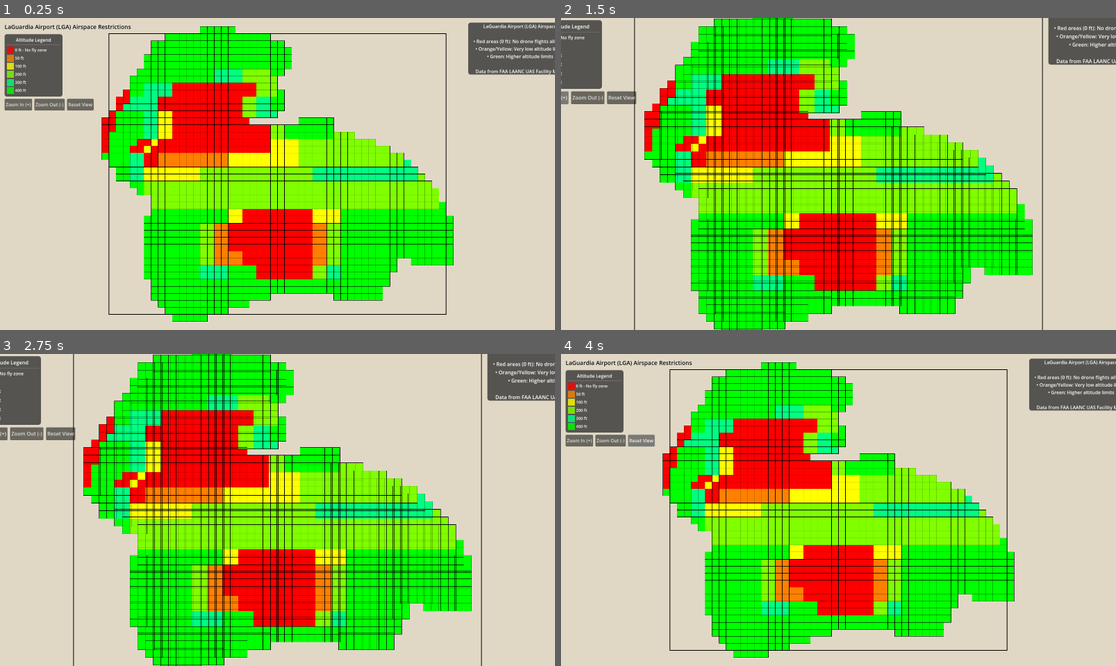
Above: before the commit, frames 1-4 (two rows, left to right).
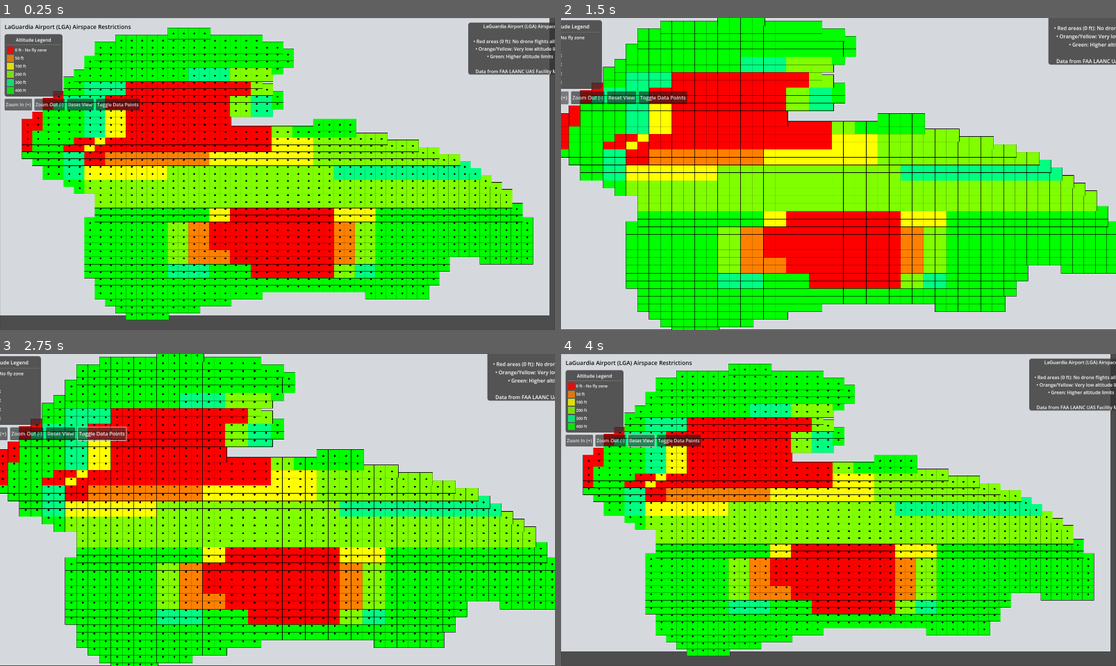
Above: after the commit, the same moments.

Repository: diegoalns/Godot_UAV_Simulator
Game: Godot game, scene res://lga_airspace_visualization.tscn
Same seed, same stepped clock (60 frames per second), same inputs: the game is played once before the commit and once after it.
Inputs (mouse positions are in pixels of both pictures, inside the frame that each line leads up to):
- Up to frame 1 (0.25 s): no input
- Up to frame 2 (1.5 s): click (677, 105) at 0.5 s, where only the run after the commit has a clickable "Toggle Data Points"; click "Zoom In (+)" at 1.25 s
- Up to frame 3 (2.75 s): click (99, 435) at 2 s, where only the run after the commit has a clickable "Toggle Data Points"
- Up to frame 4 (4 s): click "Zoom Out (-)" at 2.75 s; click "Reset View" at 3.5 s

The runs differ from the first frame. In frame 1, 75% of the frame differs, in the area x 0-100%, y 0-100%; in frame 2, 74%; in frame 3, 74%; in frame 4, 74%.

Commit message:
Map got better, bu looks like the rectangles are too big

Diff:
--- a/Godot_Project/lga_airspace_visualization.gd
+++ b/Godot_Project/lga_airspace_visualization.gd
@@ -20,6 +20,7 @@
 var panning = false
 var last_mouse_position = Vector2()
 var pan_speed = 10.0  # Speed for keyboard panning
+var show_data_points = true  # Toggle for showing data points
 
 # Colors for ceiling values
 var ceiling_colors = {
@@ -48,76 +49,31 @@
 		if parent.grid_data.size() == 0:
 			return
 
-		# Calculate cell dimensions in screen space
-		var screen_rect = parent.get_viewport_rect().size
-		var data_aspect_ratio = parent.LON_RANGE / parent.LAT_RANGE
-		var screen_aspect_ratio = screen_rect.x / screen_rect.y
-
-		var grid_width
-		var grid_height
-		var x_offset
-		var y_offset
-
-		# Adjust scaling to maintain geographic proportions
-		if data_aspect_ratio > screen_aspect_ratio:
-			# Width limited by screen width
-			grid_width = screen_rect.x * 0.9
-			grid_height = grid_width / data_aspect_ratio
-			x_offset = screen_rect.x * 0.05
-			y_offset = (screen_rect.y - grid_height) / 2
-		else:
-			# Height limited by screen height
-			grid_height = screen_rect.y * 0.9
-			grid_width = grid_height * data_aspect_ratio
-			y_offset = screen_rect.y * 0.05
-			x_offset = (screen_rect.x - grid_width) / 2
-
-		# Calculate size of one minute cell
-		var minute_cell_width = grid_width / parent.LON_MINUTES
-		var minute_cell_height = grid_height / parent.LAT_MINUTES
-
-		# Store these for later use
-		parent.grid_dimensions = {
-			"width": grid_width,
-			"height": grid_height,
-			"x_offset": x_offset,
-			"y_offset": y_offset,
-			"cell_width": minute_cell_width,
-			"cell_height": minute_cell_height
-		}
-
-		# Draw all cells first
+		# First, draw the entire map border
+		var map_bounds = Rect2(
+			Vector2(0, 0),  # Position in local coordinates
+			Vector2(parent.get_viewport_rect().size)  # Full viewport size
+		)
+		draw_rect(map_bounds, Color(0.1, 0.1, 0.1, 0.2), false, 2.0)
+
+		# Draw all cells in a single pass to ensure consistency
 		for cell in parent.grid_data:
-			var pos = parent.latlon_to_position(cell.lat, cell.lon)
+			# Get exact screen position based on geographic coordinates
+			var pos = parent.get_exact_screen_pos(cell.lat, cell.lon)
+
+			# Draw the filled cell
+			var cell_size = parent.get_cell_size()
+			var cell_rect = Rect2(pos - cell_size/2, cell_size)
 			var color = parent.get_ceiling_color(cell.ceiling)
-
-			# Calculate cell size (1 minute x 1 minute, scaled by zoom)
-			var cell_width = minute_cell_width * parent.zoom_level
-			var cell_height = minute_cell_height * parent.zoom_level
-			var cell_size = Vector2(cell_width, cell_height)
-
-			# Draw the filled cell
-			draw_rect(Rect2(pos - cell_size/2, cell_size), color, true)
-
-		# Then draw all cell borders
-		for cell in parent.grid_data:
-			var pos = parent.latlon_to_position(cell.lat, cell.lon)
-
-			# Calculate cell size (1 minute x 1 minute, scaled by zoom)
-			var cell_width = minute_cell_width * parent.zoom_level
-			var cell_height = minute_cell_height * parent.zoom_level
-			var cell_size = Vector2(cell_width, cell_height)
-
-			# Draw the cell border (black outline)
-			var line_width = max(1.0, 0.5 * parent.zoom_level)
-			draw_rect(Rect2(pos - cell_size/2, cell_size), Color.BLACK, false, line_width)
-
-		# Finally draw the map border (thicker and on top of everything)
-		var map_rect = Rect2(
-			Vector2(x_offset, y_offset) * parent.zoom_level + (parent.camera.position - (screen_rect/2) * parent.zoom_level),
-			Vector2(grid_width, grid_height) * parent.zoom_level
-		)
-		draw_rect(map_rect, Color(0, 0, 0, 1), false, 2.0 * parent.zoom_level)
+			draw_rect(cell_rect, color, true)
+
+			# Draw the cell border
+			draw_rect(cell_rect, Color.BLACK, false, 1.0)
+
+			# Draw data point
+			if parent.show_data_points:
+				var dot_size = 3.0
+				draw_circle(pos, dot_size, Color(0, 0, 0, 1))
 
 # Grid drawer instance
 var grid_drawer
@@ -143,6 +99,12 @@
 	$UI/ZoomControls/ZoomInButton.pressed.connect(_on_zoom_in_pressed)
 	$UI/ZoomControls/ZoomOutButton.pressed.connect(_on_zoom_out_pressed)
 	$UI/ZoomControls/ResetButton.pressed.connect(_on_reset_view_pressed)
+
+	# Add Show/Hide Points button
+	var show_points_button = Button.new()
+	show_points_button.text = "Toggle Data Points"
+	show_points_button.pressed.connect(_on_toggle_points_pressed)
+	$UI/ZoomControls.add_child(show_points_button)
 
 	# Make the UI elements independent of the camera
 	$UI.top_level = true
@@ -259,47 +221,53 @@
 	else:
 		print("Failed to open file")
 
-# Convert latitude and longitude to screen position
+# Calculate the exact screen position for geographic coordinates
+func get_exact_screen_pos(lat, lon):
+	# Normalize coordinates to 0-1 range
+	var norm_lat = 1.0 - ((lat - MIN_LAT) / LAT_RANGE)  # Flip latitude (north is up)
+	var norm_lon = (lon - MIN_LON) / LON_RANGE
+
+	# Get viewport size
+	var viewport_size = get_viewport_rect().size
+
+	# Calculate base position (unzoomed, unshifted)
+	var base_x = norm_lon * viewport_size.x * 0.9 + viewport_size.x * 0.05
+	var base_y = norm_lat * viewport_size.y * 0.9 + viewport_size.y * 0.05
+
+	# Create global position vector (in world space)
+	return Vector2(base_x, base_y)
+
+# Get the current cell size based on zoom level
+func get_cell_size():
+	var viewport_size = get_viewport_rect().size
+	var min_dim = min(viewport_size.x, viewport_size.y)
+
+	# Base cell size proportional to viewport and data range
+	var base_size = min_dim * 0.9 / max(LON_MINUTES, LAT_MINUTES)
+
+	# Apply zoom
+	return Vector2(base_size, base_size)
+
+# Reset the old methods to avoid conflicts
+func calculate_transform():
+	return null
+
+func get_geo_cell_rect(lat, lon, transform = null):
+	return Rect2()
+
+func geo_to_screen(lat, lon):
+	return get_exact_screen_pos(lat, lon)
+
+func get_map_bounds(screen_rect):
+	return Rect2(Vector2.ZERO, screen_rect)
+
+func get_cell_rect(lat, lon):
+	var pos = get_exact_screen_pos(lat, lon)
+	var size = get_cell_size()
+	return Rect2(pos - size/2, size)
+
 func latlon_to_position(lat, lon):
-	# Normalize coordinates to 0-1 range
-	var norm_lat = (lat - MIN_LAT) / LAT_RANGE
-	var norm_lon = (lon - MIN_LON) / LON_RANGE
-
-	# Flip latitude (north is up)
-	norm_lat = 1.0 - norm_lat
-
-	# Get screen dimensions
-	var screen_width = get_viewport_rect().size.x
-	var screen_height = get_viewport_rect().size.y
-
-	# Calculate aspect ratios
-	var data_aspect_ratio = LON_RANGE / LAT_RANGE
-	var screen_aspect_ratio = screen_width / screen_height
-
-	var grid_width
-	var grid_height
-	var x_offset
-	var y_offset
-
-	# Adjust scaling to maintain geographic proportions
-	if data_aspect_ratio > screen_aspect_ratio:
-		# Width limited by screen width
-		grid_width = screen_width * 0.9
-		grid_height = grid_width / data_aspect_ratio
-		x_offset = screen_width * 0.05
-		y_offset = (screen_height - grid_height) / 2
-	else:
-		# Height limited by screen height
-		grid_height = screen_height * 0.9
-		grid_width = grid_height * data_aspect_ratio
-		y_offset = screen_height * 0.05
-		x_offset = (screen_width - grid_width) / 2
-
-	# Calculate position with proper scaling
-	var x = norm_lon * grid_width + x_offset
-	var y = norm_lat * grid_height + y_offset
-
-	return Vector2(x, y)
+	return get_exact_screen_pos(lat, lon)
 
 # Get color based on ceiling value
 func get_ceiling_color(ceiling):
@@ -317,3 +285,7 @@
 			closest_ceiling = c
 
 	return ceiling_colors[closest_ceiling]
+
+func _on_toggle_points_pressed():
+	show_data_points = !show_data_points
+	grid_drawer.queue_redraw()
--- a/Godot_Project/lga_airspace_visualization.tscn
+++ b/Godot_Project/lga_airspace_visualization.tscn
@@ -13,9 +13,11 @@
 script = ExtResource("1_0t55b")
 
 [node name="BackgroundMap" type="ColorRect" parent="."]
-offset_right = 1920.0
-offset_bottom = 1080.0
-color = Color(0.878431, 0.847059, 0.772549, 1)
+offset_left = -19.0
+offset_top = -51.0
+offset_right = 1901.0
+offset_bottom = 1029.0
+color = Color(0.836062, 0.850533, 0.869265, 1)
 
 [node name="MapLabel" type="Label" parent="BackgroundMap"]
 visible = false
